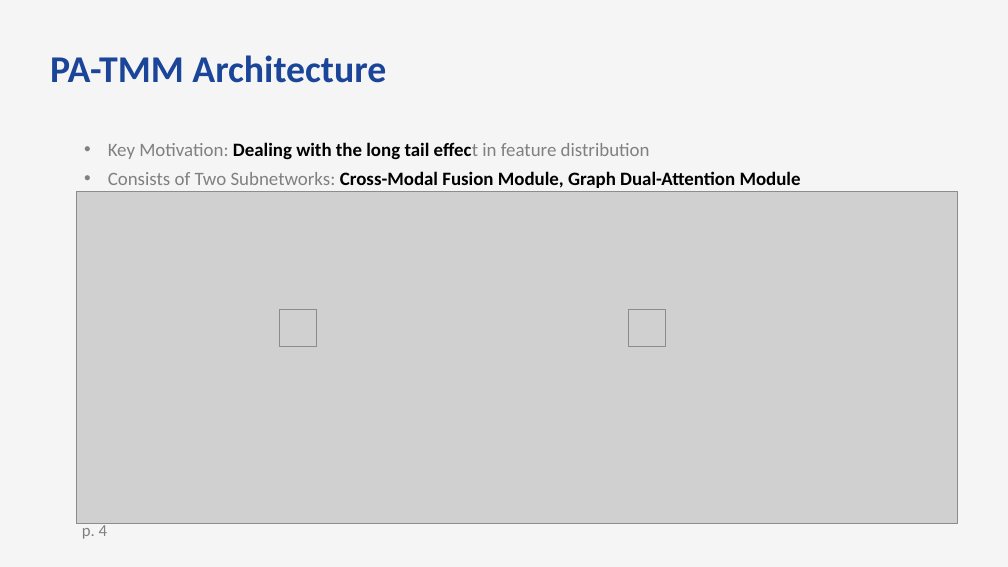
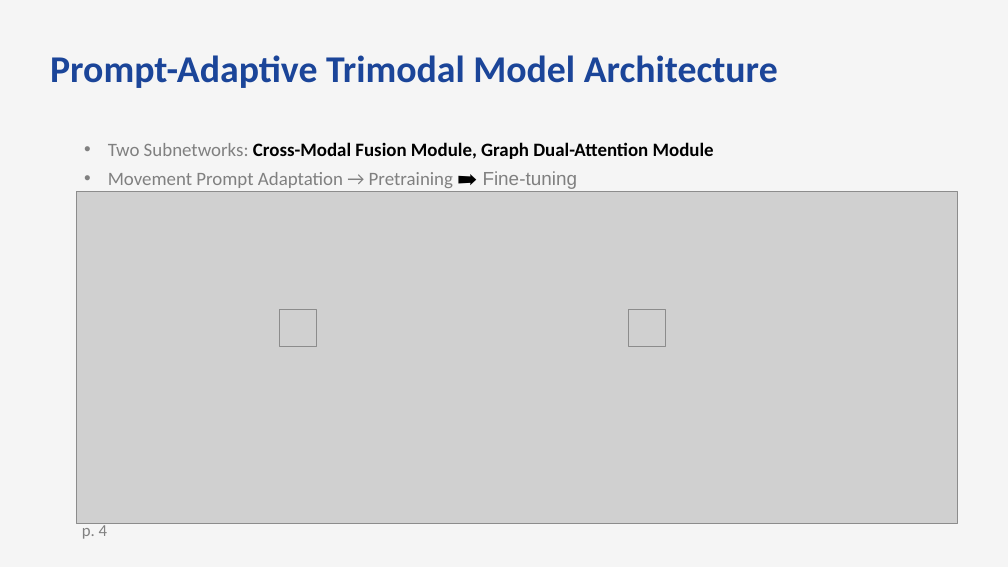
Before and after one commit to bts1991/study, a slide deck: slide 9 of 논문 Review/Others/paper_review.pptx. Drawn at 1008x567 pixels with LibreOffice and Linux fonts; fonts in the diff are those of the drawing; grey boxes stand for pictures. Boxes give left, top, right and bottom in pixels: in the first picture for what was removed or moved away, otherwise in the second. Text is boxed around its words. In the diff, an @@ line names an element or a change of style, - is before the commit and + after.

```diff
--- a/논문 Review/Others/paper_review.pptx
+++ b/논문 Review/Others/paper_review.pptx
@@ text at bbox=[50, 55, 778, 88]: text changed @@
-PA-TMM Architecture
+Prompt-Adaptive Trimodal Model Architecture
@@ text at bbox=[108, 142, 714, 189]: text changed; text colour #000000 to #808080; bold off @@
-  • Key Motivation: Dealing with the long tail effect in feature distribution
-  • Consists of Two Subnetworks: Cross-Modal Fusion Module, Graph Dual-Attention Module
+  • Two Subnetworks: Cross-Modal Fusion Module, Graph Dual-Attention Module
+  • Movement Prompt Adaptation → Pretraining ➡️ Fine-tuning
```
Also in this commit, not shown: 10 other slides changed, 2 other files.
